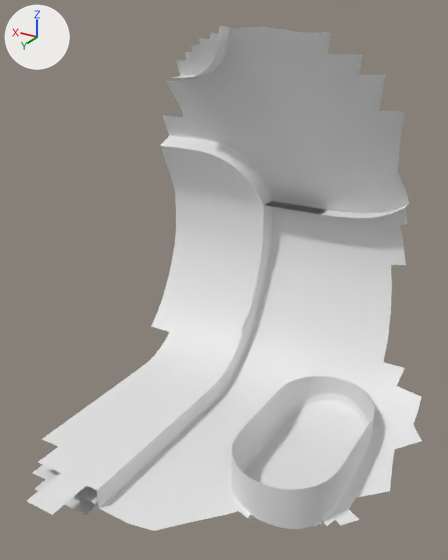
Renders of the OBJ model PadForge.App/3DModels/DS4/JetBlack/Back.obj from each side of a commit.
Before and after are seen from a 50 mm camera at (-44.4, 7.7, 3.7) aimed at (-30.6, -15.4, -7.9). Every picture has the same lights, and +X, +Y and +Z are marked at upper left. The older version comes first. Where no turn or scale is listed for an object, it has been applied to the vertices. Vertices at exactly the same position are counted once.

Script lines for the objects in view, before the commit:
```python
me_back = bpy.data.meshes.new('Back')
me_back.from_pydata(...)  # 2427 vertices, 2183 faces; spans x -39.8..-21.9, y -25.4..-6.1, z -17.8..3.1
ob_back = bpy.data.objects.new('Back', me_back)
ob_back.location = (0.0, 0.0, 0.0)
```
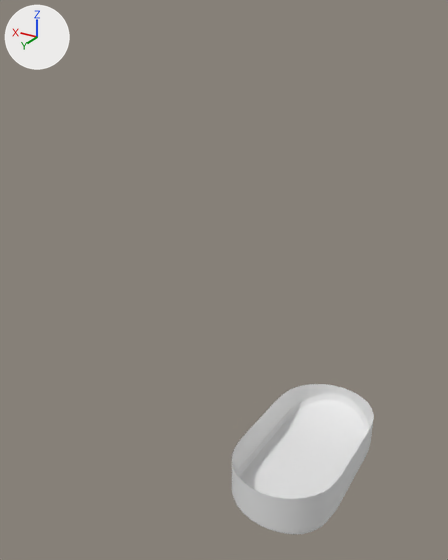
Location of each change, (x1, y1, x2, y2) in pixels of the pictures (448 x 560 px):
'Back', reshaped (64% narrower, 70% shorter): before (27, 26, 422, 531); after (232, 384, 374, 535)
part 1 of me_back, deleted: before (27, 146, 422, 531)
part 2 of me_back, deleted: before (33, 465, 98, 515)
part 3 of me_back, deleted: before (160, 27, 410, 218)
part 4 of me_back, deleted: before (176, 26, 229, 77)
part 5 of me_back, built on: after (250, 515, 322, 535)

What changed in the scene script:
```text
Change me_back:
    used by ob_back; location = (0.0, 0.0, 0.0)
    remove me_back.from_pydata(...)  # 2427 vertices, 2183 faces; spans x -39.8..-21.9, y -25.4..-6.1, z -17.8..3.1
    add me_back.from_pydata(...)  # 687 vertices, 661 faces; spans x -37.4..-32.2, y -21.2..-11.5, z -17.9..-15.7
    me_back part 1: the loose piece of 955 vertices spanning x -39.8..-21.9, y -24.8..-6.1, z -17.6..-3.6 is deleted
    me_back part 2: the loose piece of 424 vertices spanning x -28.1..-24.1, y -25.4..-8.0, z -17.7..-3.4 is deleted
    me_back part 3: the loose piece of 329 vertices spanning x -36.5..-21.9, y -24.8..-19.5, z -6.7..3.1 is deleted
    me_back part 4: the loose piece of 95 vertices spanning x -27.8..-24.0, y -21.7..-19.7, z 0.5..3.1 is deleted
    me_back part 5
    1 face is deleted
    58 vertices are added at x -37.0..-34.8, y -13.0..-11.5, z -17.9..-17.5
    5 new vertices lie (-0.5, 0.0, 0.0) away from vertices in x -34.8..-34.3, y -11.7..-11.5, z -17.7..-17.5
    81 new faces join them
```
